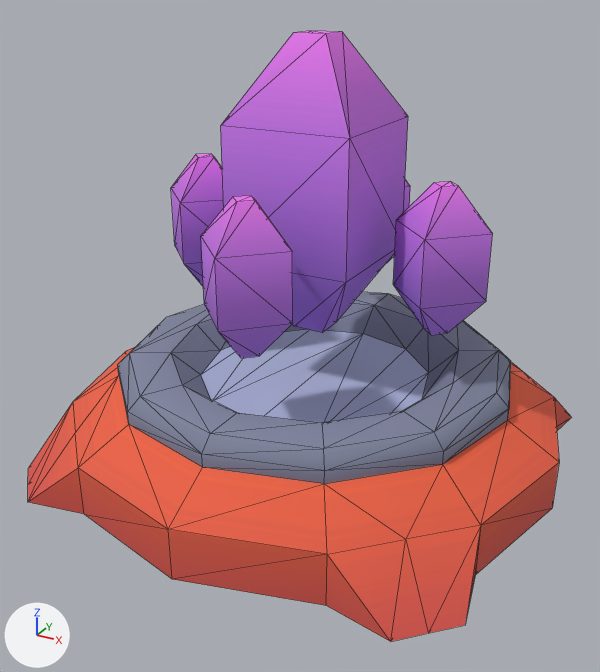
The glTF model assets/models/buildings/core.glb: old version first, new version second.
One viewpoint serves both versions: a 50 mm camera at (0.711, -1.356, 0.912) aimed at (0.002, -0.068, 0.268). The lights are fixed; the arrows at lower left show +X, +Y and +Z. The picture after the commit comes second. Mesh edges are drawn as thin lines. Where no turn or scale is listed for an object, it has been applied to the vertices.

The first picture shows 'crystal', 'crystal-small.001', 'crystal-small.002', 'crystal-small.003', 'tower-round-crystals' and 1 more.
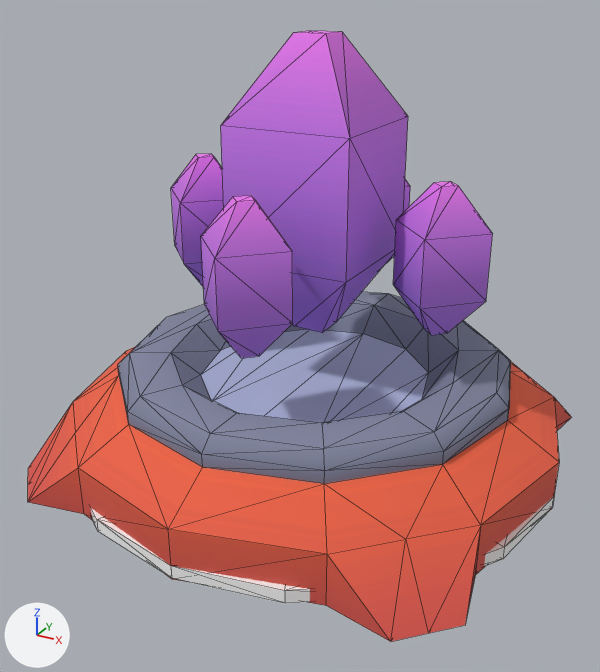
Commit message: feat: evolve core appearance across upgrade levels

Boxes [x1, y1, x2, y2] around the edits, measured in the pictures (600 x 672 px):
'core_upgrade_band', added (mostly hidden)
    after: [91, 497, 554, 603]

The change in detail:
Material 'core_upgrade_metal' (mat_core_upgrade_metal) is new.
Its base color is (1.0, 1.0, 1.0) (white #ffffff).
Its roughness is 0.35.
Mesh me_core_upgrade_band is new.
It has 68 vertices, 128 faces and spans x -0.5..0.5, y -0.5..0.5, z 0.0..0.025.
It uses material mat_core_upgrade_metal (white #ffffff).
Object 'core_upgrade_band' (ob_core_upgrade_band) is new; it shows me_core_upgrade_band.
Its location is (0.0, 0.0, 0.0).
